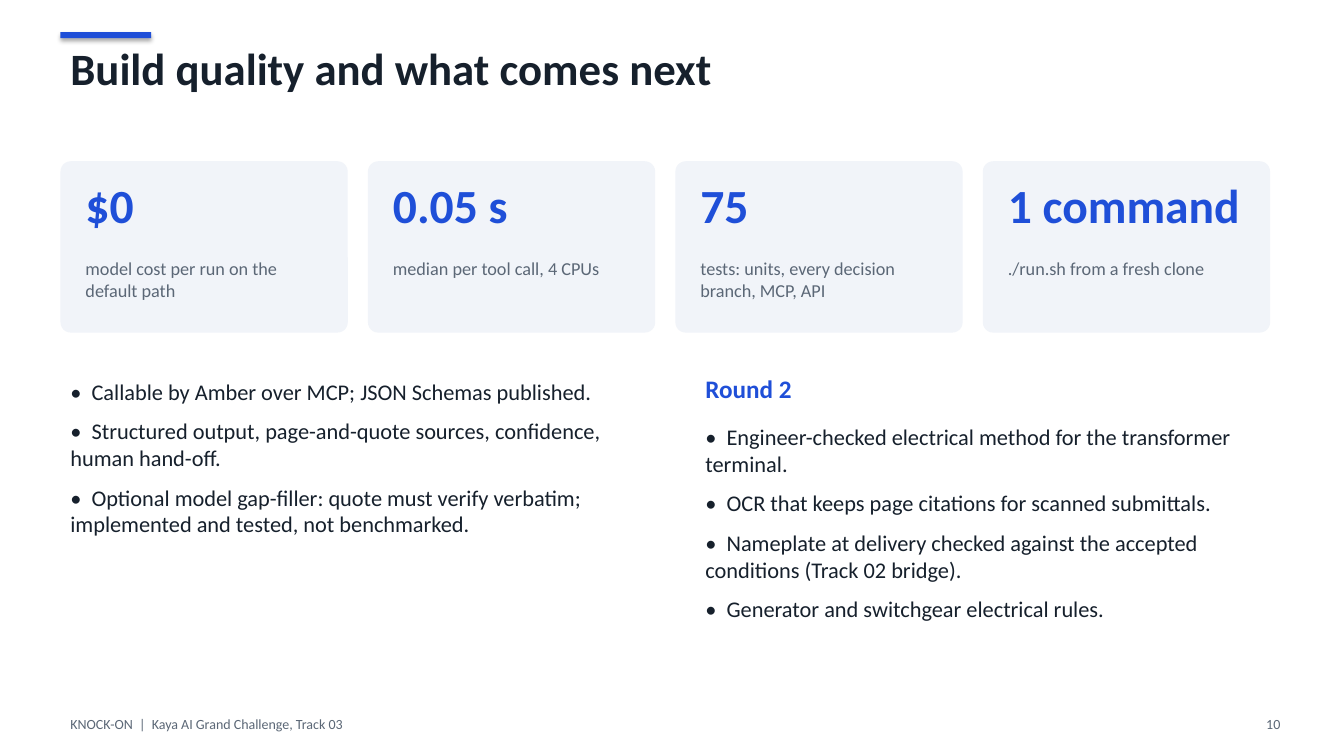
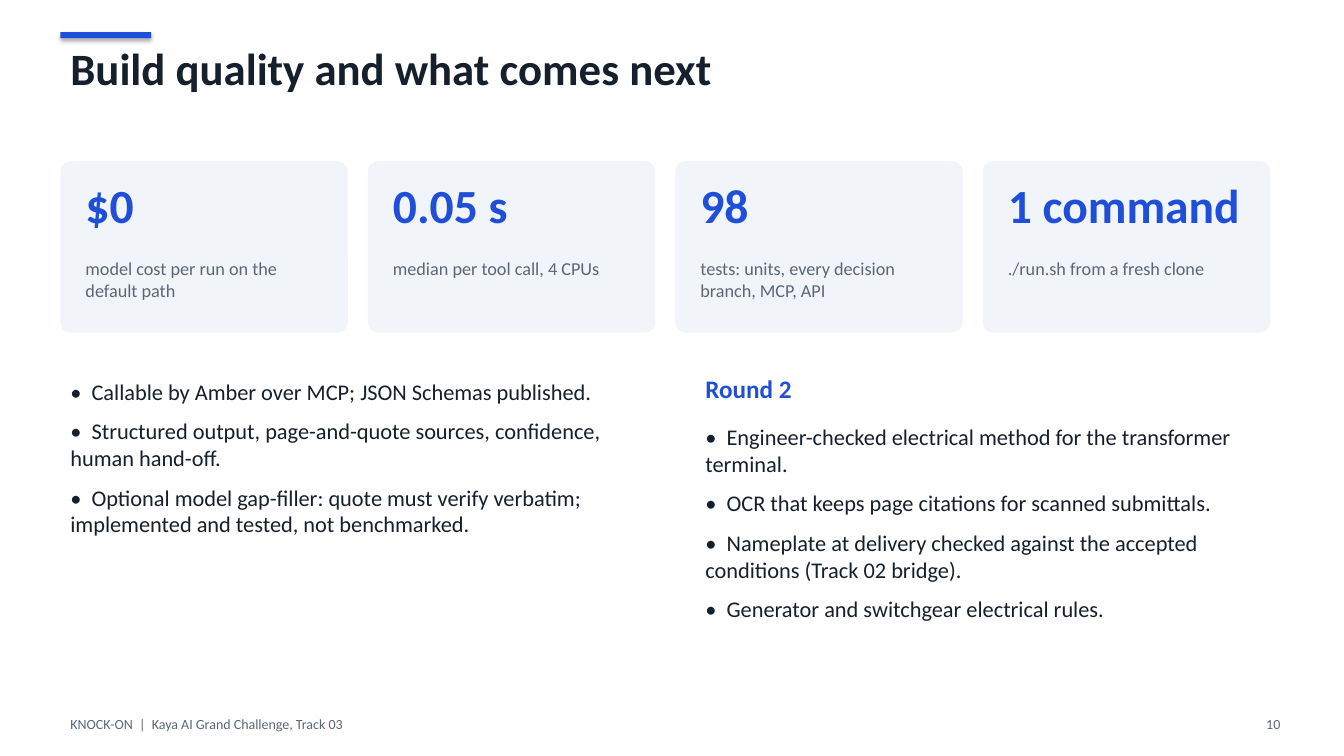
Before and after one commit to vivekyarra/JavaScriptApps, a slide deck: slide 10 of kaya/docs/KNOCK-ON-pitch-deck.pptx. Drawn at 1344x756 pixels with LibreOffice and Linux fonts; fonts in the diff are those of the drawing. Boxes give left, top, right and bottom in pixels: in the first picture for what was removed or moved away, otherwise in the second. Text is boxed around its words. In the diff, an @@ line names an element or a change of style, - is before the commit and + after.

```diff
--- a/kaya/docs/KNOCK-ON-pitch-deck.pptx
+++ b/kaya/docs/KNOCK-ON-pitch-deck.pptx
@@ text at [700,190,748,224]: text changed @@
-75
+98
```
Also in this commit, not shown: 19 other files.
